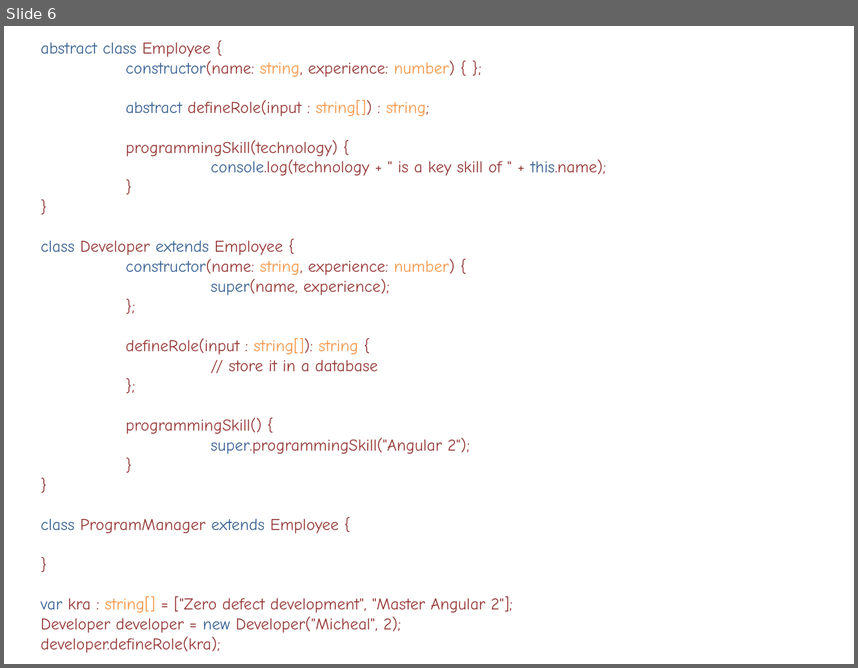
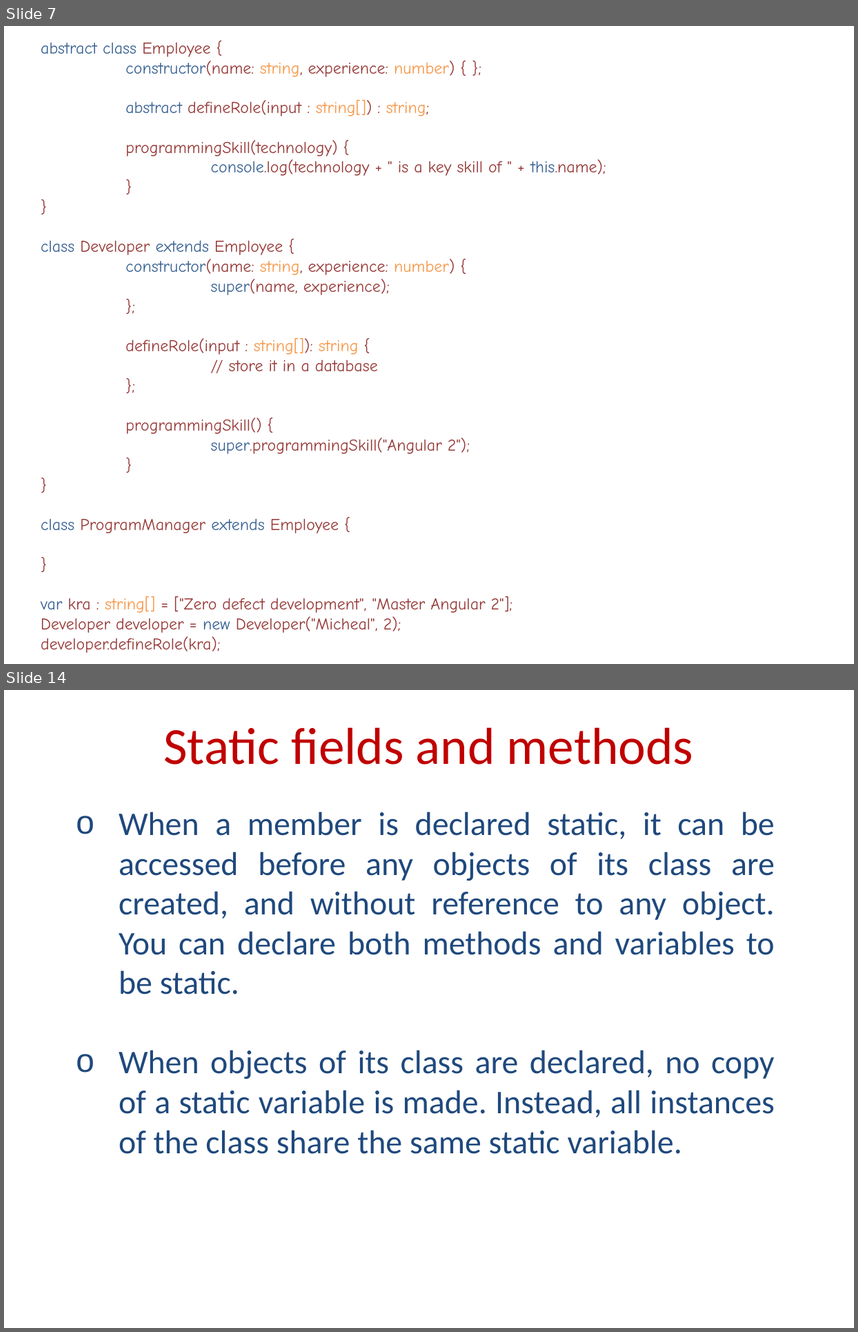
Before and after one commit to nehalsoni23/TypeScript-Training, a slide deck: Object Oriented Programming Training.pptx. Shown one above the other, each under a label of ours: slide 6 before the commit, slides 7 and 14 after it; the slides between them are not shown. The pictures are 858x668 and 858x1332 pixels, drawn with LibreOffice and Linux fonts; fonts in the diff are those of the drawing. Boxes give left, top, right and bottom in pixels: in the first picture for what was removed or moved away, otherwise in the second. Text is boxed around its words. In the diff, an @@ line names an element or a change of style, - is before the commit and + after.

```diff
--- a/Object Oriented Programming Training.pptx
+++ b/Object Oriented Programming Training.pptx
@@ slide 14 added at <box>4,690,854,1328</box>, background #FFFFFF @@
@@ title added at <box>163,727,694,765</box>, 44 pt, text #C00000 @@
+Static fields and methods
@@ text added at <box>119,811,775,1154</box>, 28 pt, text #1F497D @@
+o When a member is declared static, it can be accessed before any objects of its class are created, and without reference to any object. You can declare both methods and variables to be static.
+o When objects of its class are declared, no copy of a static variable is made. Instead, all instances of the class share the same static variable.
@@ what was slide 6 is now slide 7 @@
```
Also in this commit, not shown: 15 slides changed, 3 other slides added, 3 other files.
